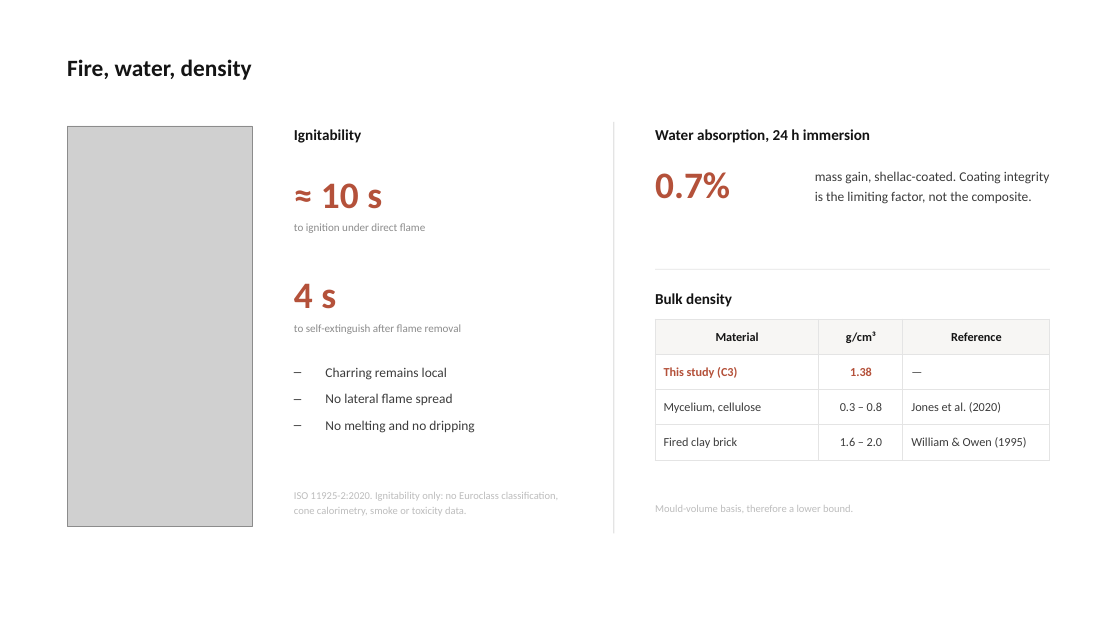
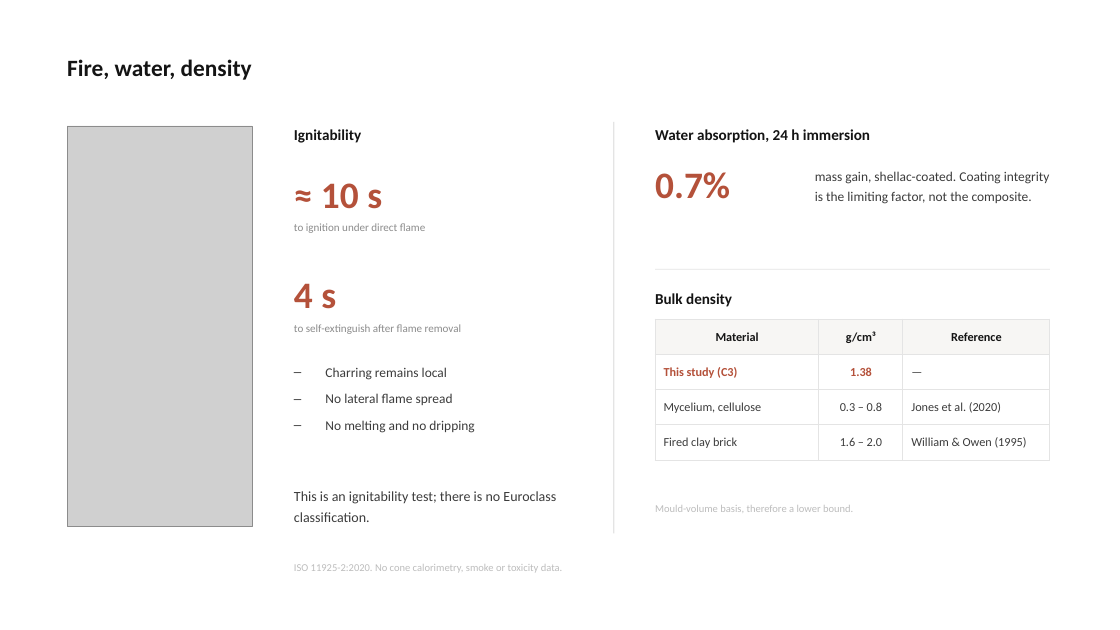
Before and after one commit to bunal91/sanat-ve-mekan, a slide deck: slide 20 of konferans-bildirisi/06-sunum/ICSMMEP26_Presentation_Unal.pptx. Drawn at 1120x630 pixels with LibreOffice and Linux fonts; fonts in the diff are those of the drawing; grey boxes stand for pictures. Boxes give left, top, right and bottom in pixels: in the first picture for what was removed or moved away, otherwise in the second. Text is boxed around its words. In the diff, an @@ line names an element or a change of style, - is before the commit and + after.

```diff
--- a/konferans-bildirisi/06-sunum/ICSMMEP26_Presentation_Unal.pptx
+++ b/konferans-bildirisi/06-sunum/ICSMMEP26_Presentation_Unal.pptx
@@ text added at [294, 491, 556, 522], 12 pt, text #3C3C3C @@
+This is an ignitability test; there is no Euroclass classification.
@@ text at [294, 564, 563, 572]: text changed @@
-ISO 11925-2:2020. Ignitability only: no Euroclass classification, cone calorimetry, smoke or toxicity data.
+ISO 11925-2:2020. No cone calorimetry, smoke or toxicity data.
```
Also in this commit, not shown: 23 other slides changed, 6 other files.
